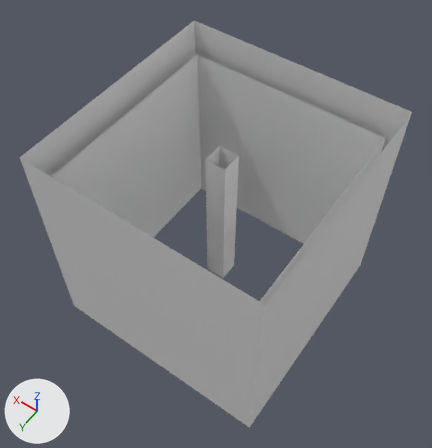
The FBX model Assets/_Project/Models/Finals/lights.fbx: old version first, new version second.
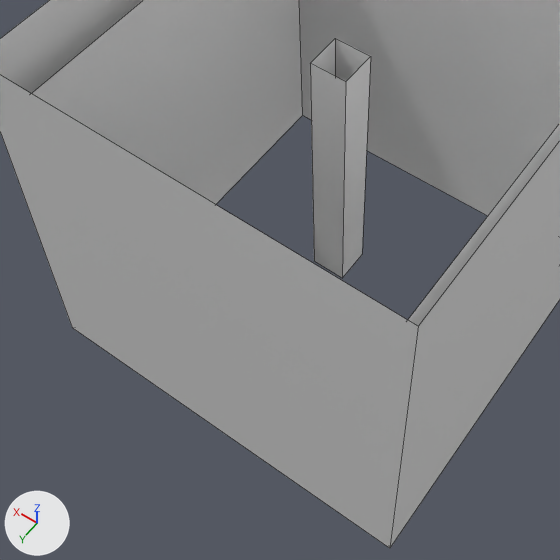
Old and new are each drawn whole from a 50 mm lens placed at (-0.196, 0.394, 1.241), pointed at (0.278, -0.269, 0.199) and again close up on the part from 8% to 80% of the width and 28% to 97% of the height. The axes (+X, +Y, +Z) are drawn at lower left. The lights are the same throughout. The last two pictures show the newer version. The close-ups show mesh edges as thin lines. Where no turn or scale is listed for an object, it has been applied to the vertices.

Before the edit, the objects in view are built like this:
```python
me_mesh = bpy.data.meshes.new('Mesh')
me_mesh.from_pydata(...)  # 28 vertices, 16 faces; spans x 0.0..0.5, y -0.5..0.0, z 0.0..0.5
me_mesh.materials.append(mat_openpbr_shader2)  # white #e7e7e7
ob_lightfixture = bpy.data.objects.new('LightFixture', me_mesh)
ob_lightfixture.location = (0.0, 0.0, 0.0)
```
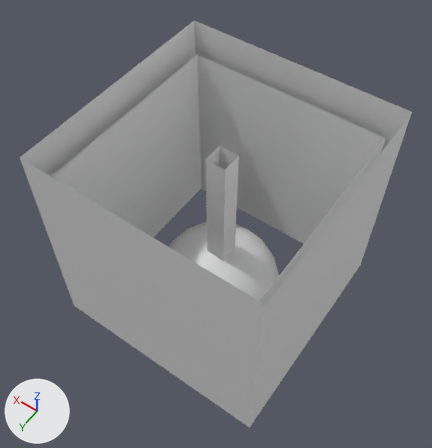
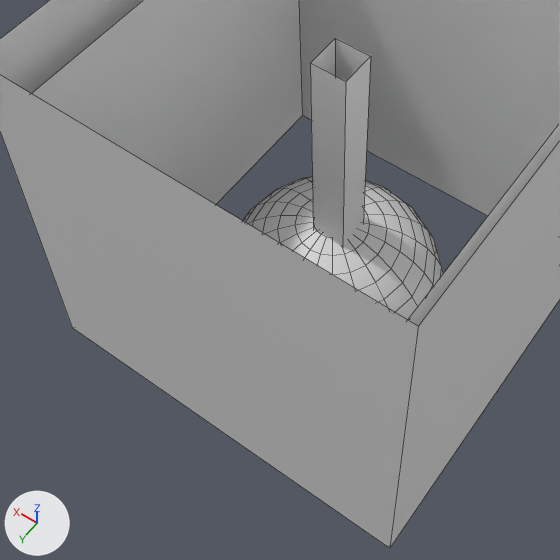
Where the change shows, as pixel boxes (x1, y1, x2, y2) in the close-ups (560 x 560 px):
'LightBulb', added: after (243, 177, 444, 320)

The change, as a list of edits to the scene's bpy script:
```text
Add me_mesh_1:
    me_mesh_1.from_pydata(...)  # a UV sphere (20 segments, 20 rings, poles along z) spanning x -0.151..0.151, y -0.151..0.151, z -0.151..0.151
    me_mesh_1.materials.append(mat_openpbr_shader2)  # white #e7e7e7
Add ob_lightbulb:
    ob_lightbulb = bpy.data.objects.new('LightBulb', me_mesh_1)
    ob_lightbulb.location = (0.259, -0.25, 0.0)
```
